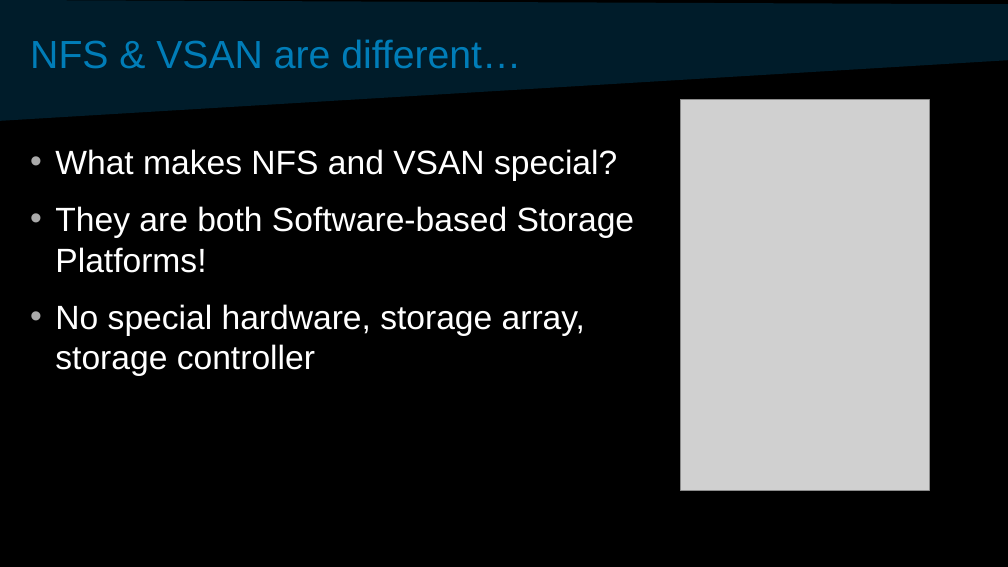
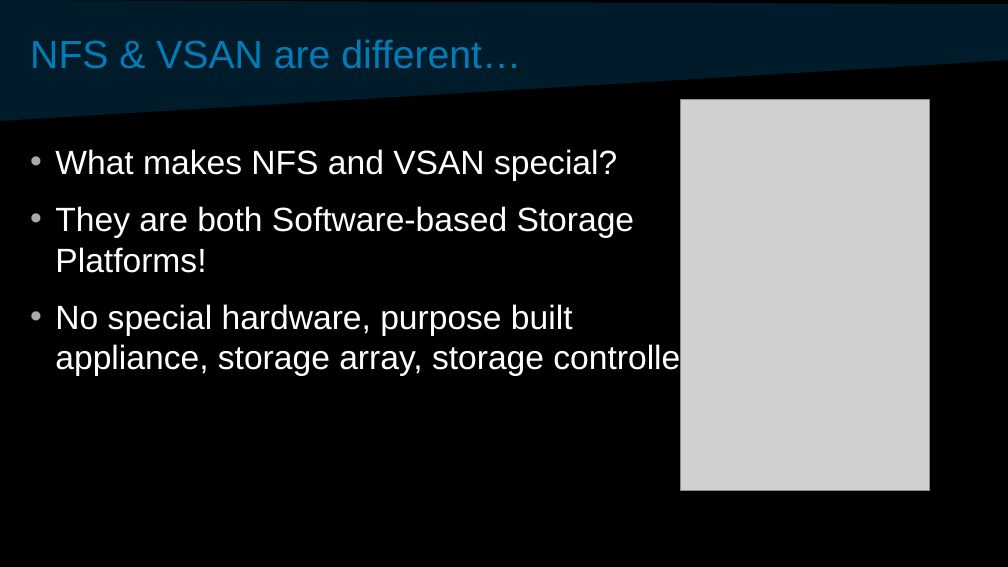
Before and after one commit to davidvonthenen/proposals, a slide deck: slide 8 of 2017_SCALE15/SCaLE-ConSchedAndSDSChangeCloud-PDF.pptx. Drawn at 1008x567 pixels with LibreOffice and Linux fonts; fonts in the diff are those of the drawing; grey boxes stand for pictures; background and template pictures are left out. Boxes give left, top, right and bottom in pixels: in the first picture for what was removed or moved away, otherwise in the second. Text is boxed around its words. In the diff, an @@ line names an element or a change of style, - is before the commit and + after.

```diff
--- a/2017_SCALE15/SCaLE-ConSchedAndSDSChangeCloud-PDF.pptx
+++ b/2017_SCALE15/SCaLE-ConSchedAndSDSChangeCloud-PDF.pptx
@@ text at (55,304,691,376): text changed @@
-• No special hardware, storage array, storage controller
+• No special hardware, purpose built appliance, storage array, storage controller
```
Also in this commit, not shown: 3 other slides changed, 2 other files.
